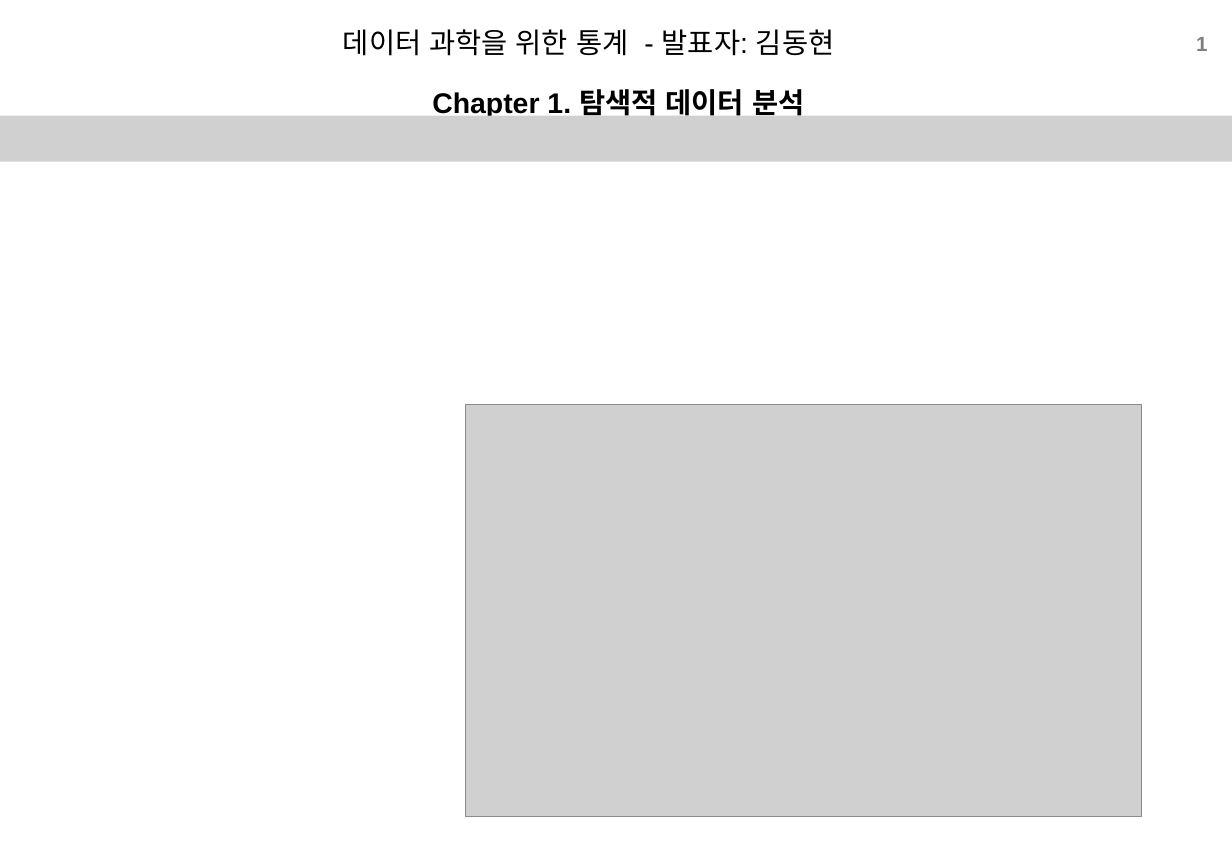
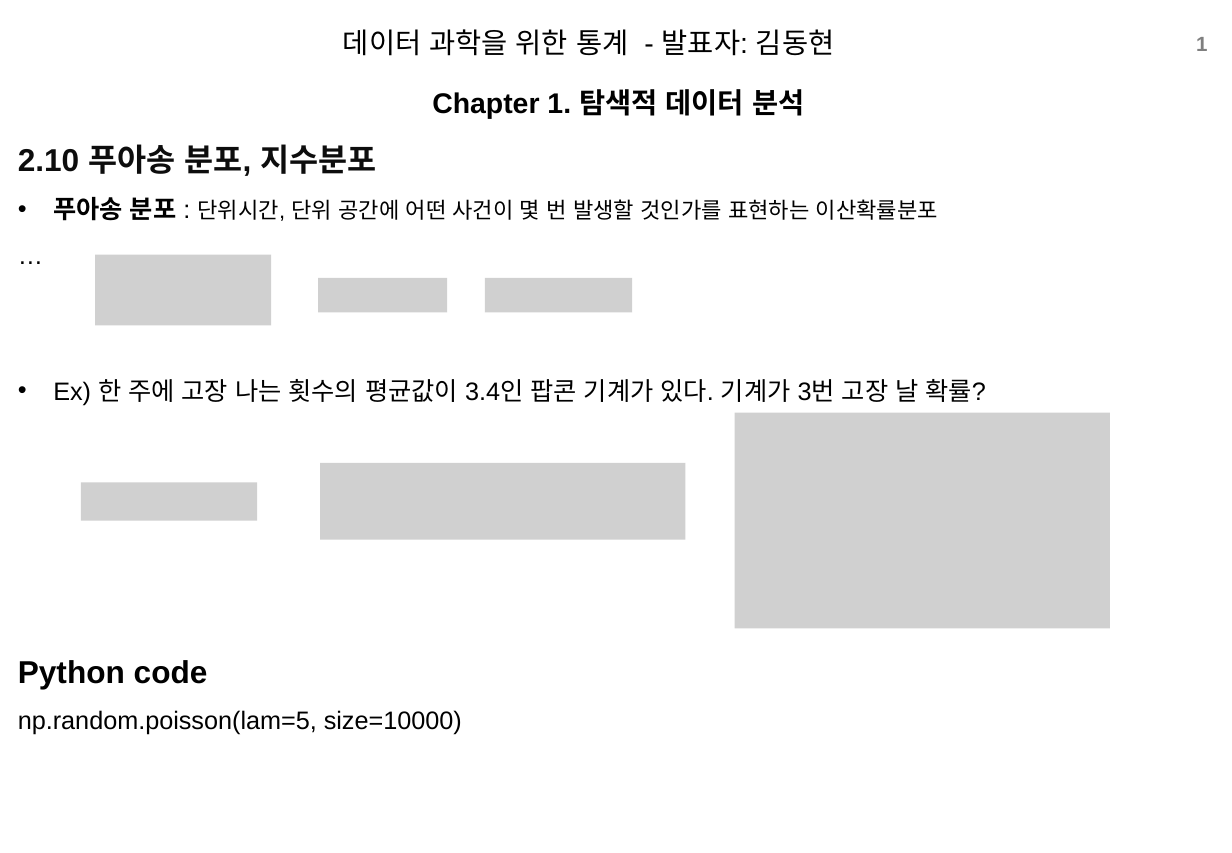
Before and after one commit to xddongx/flexink, a slide deck: slide 1 of study/ppt/[스터디]2.10푸아송_KDH.pptx. Drawn at 1232x853 pixels with LibreOffice and Linux fonts; fonts in the diff are those of the drawing; grey boxes stand for pictures; background and template pictures are left out. Boxes give left, top, right and bottom in pixels: in the first picture for what was removed or moved away, otherwise in the second. Text is boxed around its words. In the diff, an @@ line names an element or a change of style, - is before the commit and + after.

```diff
--- a/study/ppt/[스터디]2.10푸아송_KDH.pptx
+++ b/study/ppt/[스터디]2.10푸아송_KDH.pptx
@@ picture removed at <box>0,116,1232,162</box> @@
@@ text added at <box>18,144,986,735</box>, 16 pt, text #000000 @@
+2.10 푸아송 분포, 지수분포
+• 푸아송 분포 : 단위시간, 단위 공간에 어떤 사건이 몇 번 발생할 것인가를 표현하는 이산확률분포
+…
+• Ex) 한 주에 고장 나는 횟수의 평균값이 3.4인 팝콘 기계가 있다. 기계가 3번 고장 날 확률?
+Python code
+  np.random.poisson(lam=5, size=10000)
@@ picture added at <box>96,255,272,325</box> @@
@@ picture added at <box>319,278,447,312</box> @@
@@ picture added at <box>486,278,632,312</box> @@
@@ picture removed at <box>465,405,1142,817</box> @@
@@ picture added at <box>735,413,1110,629</box> @@
@@ picture added at <box>321,463,686,540</box> @@
@@ picture added at <box>81,482,257,521</box> @@
```
Also in this commit, not shown: 1 other slide changed, 1 slide removed, 1 other file.
